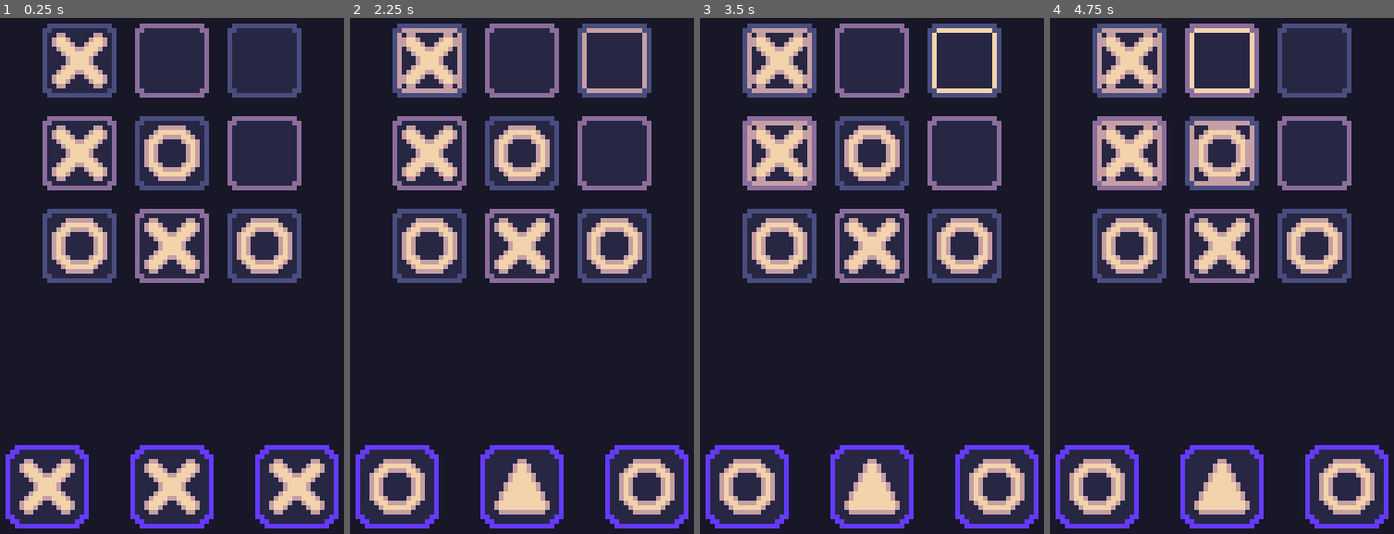
Above: before the commit, frames 1-4 (left to right).
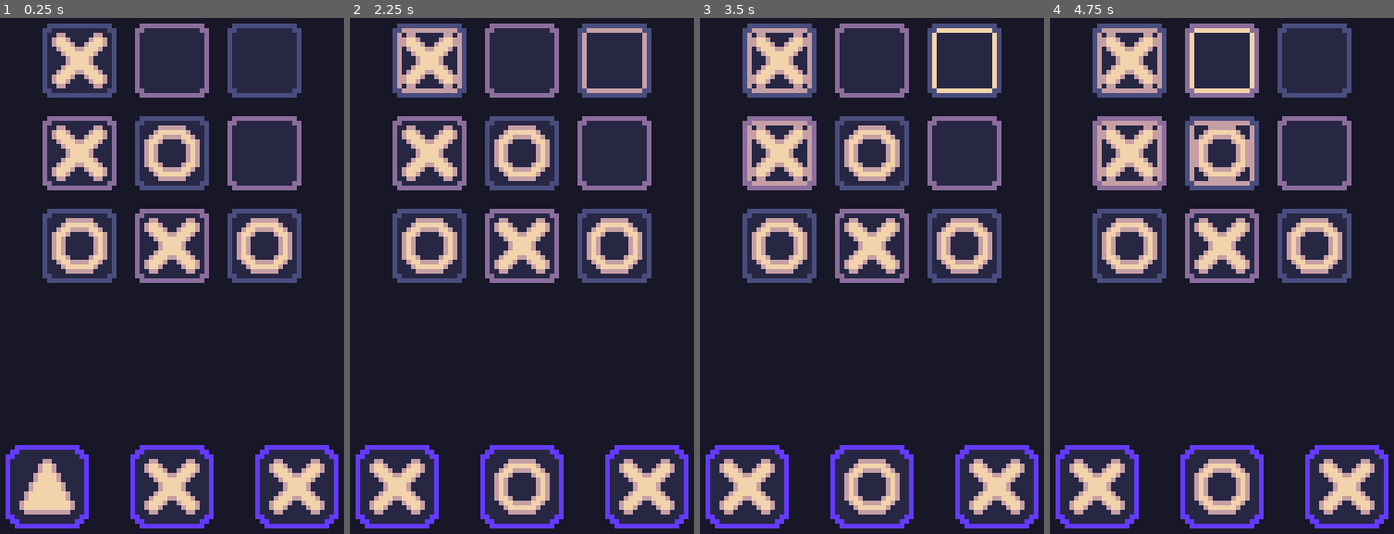
Above: after the commit, the same moments.

Repository: CasualShrub/TacTic
Game: Godot game, scene res://Scenes/DefaultScene.tscn
Two runs of this game, one before a commit and one after it. Both use one fixed random seed, a clock stepped at 60 frames per second and the inputs below.
Inputs (mouse positions are in pixels of both pictures, inside the frame that each line leads up to):
- Up to frame 1 (0.25 s): no input
- Up to frame 2 (2.25 s): tap Enter at 0.5, 2 s; drag from (429, 59) to (504, 136) at 0.52 s; tap Space at 1.25 s; drag from (522, 59) to (429, 152) at 1.27 s; move the mouse to (614, 59) at 2.02 s; hold R (randomize) from 2.03 s (still down); click (614, 59) at 2.17 s
- Up to frame 3 (3.5 s): release R (randomize) at 2.75 s; tap Space at 2.75 s; drag from (779, 152) to (964, 59) at 2.77 s
- Up to frame 4 (4.75 s): tap Enter at 3.5 s; drag from (1222, 152) to (1129, 245) at 3.52 s; tap Space at 4.25 s; drag from (1314, 152) to (1222, 59) at 4.27 s

The runs differ from the first frame. In frame 1, 0.8% of the frame differs, in the area x 5-22%, y 85-97%; in frame 2, 4.1%, in the area x 5-95%, y 85-97%; in frame 3, 4.1%; in frame 4, 4.1%.

Commit message:
Code cleanup
Removed unnecessary line spaces and improved method names.

Diff:
--- a/TacTic/Scripts/Card.gd
+++ b/TacTic/Scripts/Card.gd
@@ -12,14 +12,13 @@
 signal card_dragged
 
 func _ready():
-	randomize_our_cards()
+	randomize_shape()
 
 func _input(event):
 	if event.is_action_pressed("randomize"):
-		randomize_our_cards()
+		randomize_shape()
 
-
-func randomize_our_cards():
+func randomize_shape():
 	var random_int = randi_range(0,2)
 	match random_int:
 		0:
--- a/TacTic/Scripts/DefaultScene.gd
+++ b/TacTic/Scripts/DefaultScene.gd
@@ -3,10 +3,8 @@
 @onready var TileGrid = $TileGrid
 @onready var CardPanel = $CardPanel
 
-
 func _ready():
 	TileGrid.design_game_start()
-
 	TileGrid.connect("game_end_signal", Callable(self, 	"on_game_end"))
 
 	for tile in TileGrid.tile_array:
--- a/TacTic/Scripts/TileGrid.gd
+++ b/TacTic/Scripts/TileGrid.gd
@@ -55,7 +55,6 @@
 	evaluate_line(diagonal1)
 	evaluate_line(diagonal2)
 
-
 func evaluate_line(tiles):
 	var is_complete = true
 	var type = tiles[0].shape_type
@@ -74,7 +73,6 @@
 func game_end():
 	emit_signal("game_end_signal");
 
-
 func get_tile_by_vector(value):
 	for tile in tile_array:
 		if tile.tile_id == value:
